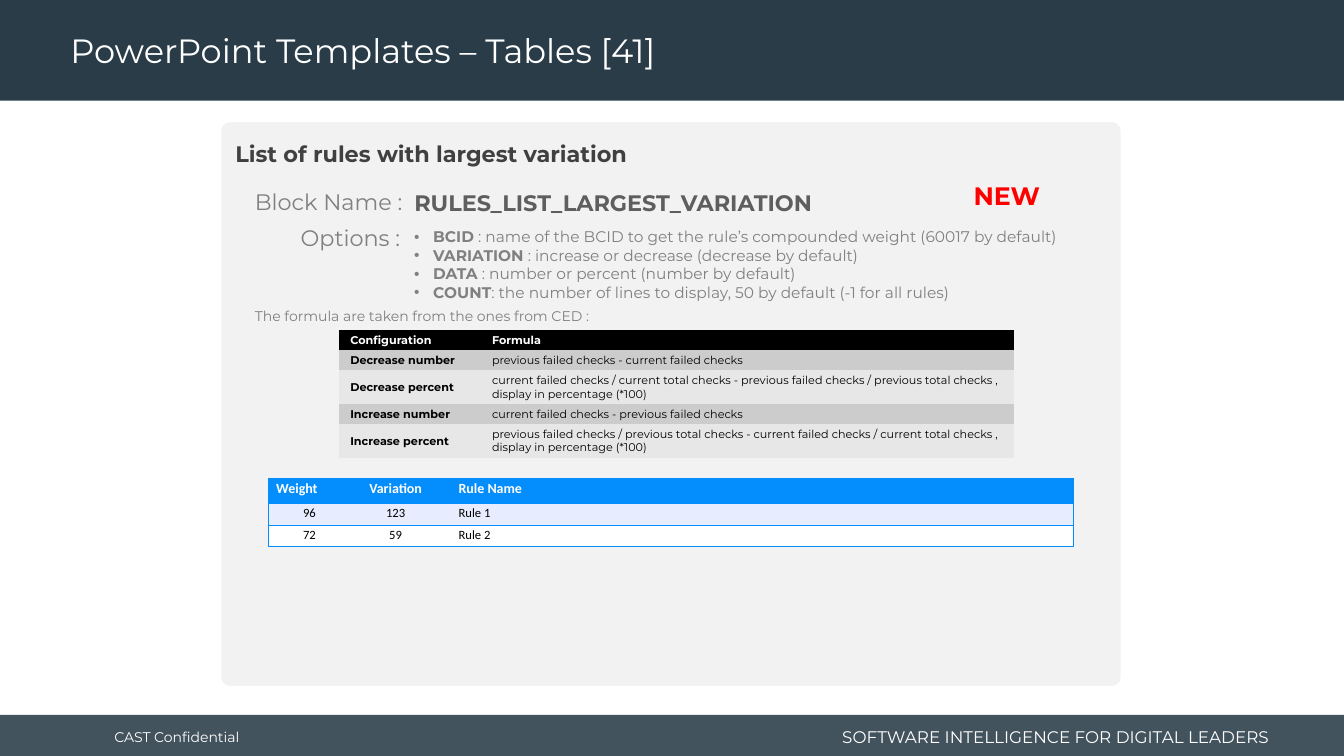
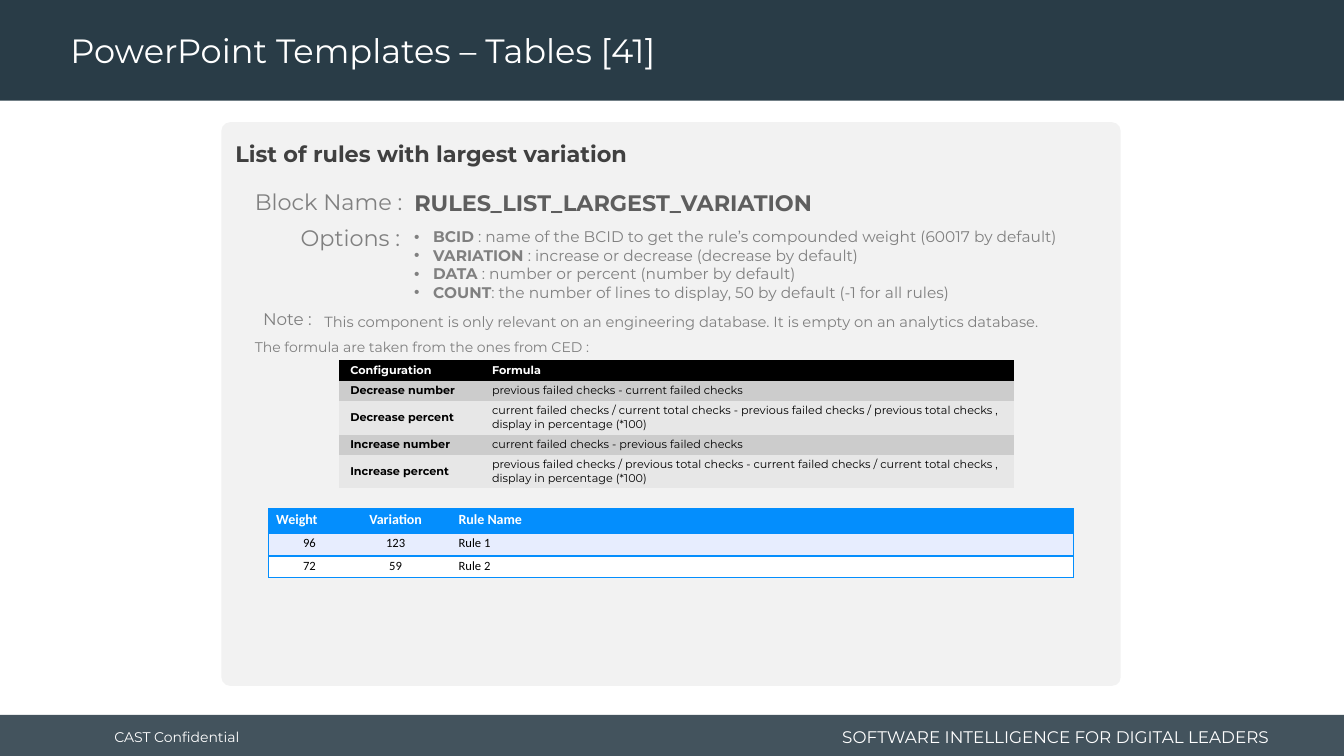
Before and after one commit to CAST-projects/ReportGenerator, a slide deck: slide 73 of CastReporting.Reporting/TemplatesFiles/1- Powerpoint-components-library.pptx. Drawn at 1344x756 pixels with LibreOffice and Linux fonts; fonts in the diff are those of the drawing; background and template pictures are left out. Boxes give left, top, right and bottom in pixels: in the first picture for what was removed or moved away, otherwise in the second. Text is boxed around its words. In the diff, an @@ line names an element or a change of style, - is before the commit and + after.

Commit message:
REPORTGEN-79 : update templates and fix issue when no data

```diff
--- a/CastReporting.Reporting/TemplatesFiles/1- Powerpoint-components-library.pptx
+++ b/CastReporting.Reporting/TemplatesFiles/1- Powerpoint-components-library.pptx
@@ text removed at (974, 187, 1040, 205) @@
-NEW
@@ text added at (263, 313, 304, 325), 12 pt, text #808080 @@
+Note :
@@ text added at (324, 316, 1039, 330), 10.5 pt, text #808080 @@
+This component is only relevant on an engineering database. It is empty on an analytics database.
@@ 2 tables, 1 text: place and size @@
-2 tables, 1 text at (255, 310, 1074, 546)
+2 tables, 1 text at (255, 341, 1074, 578)
```
Also in this commit, not shown: 4 other slides changed, 1 slide added, 4 other files.
